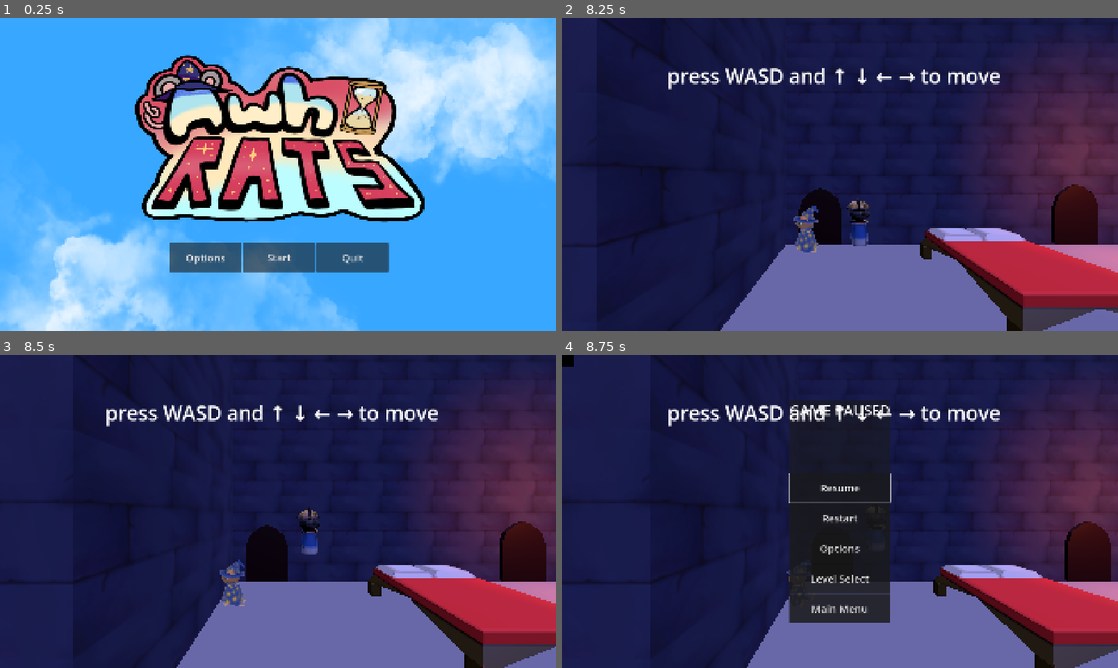
Above: before the commit, frames 1-4 (two rows, left to right).
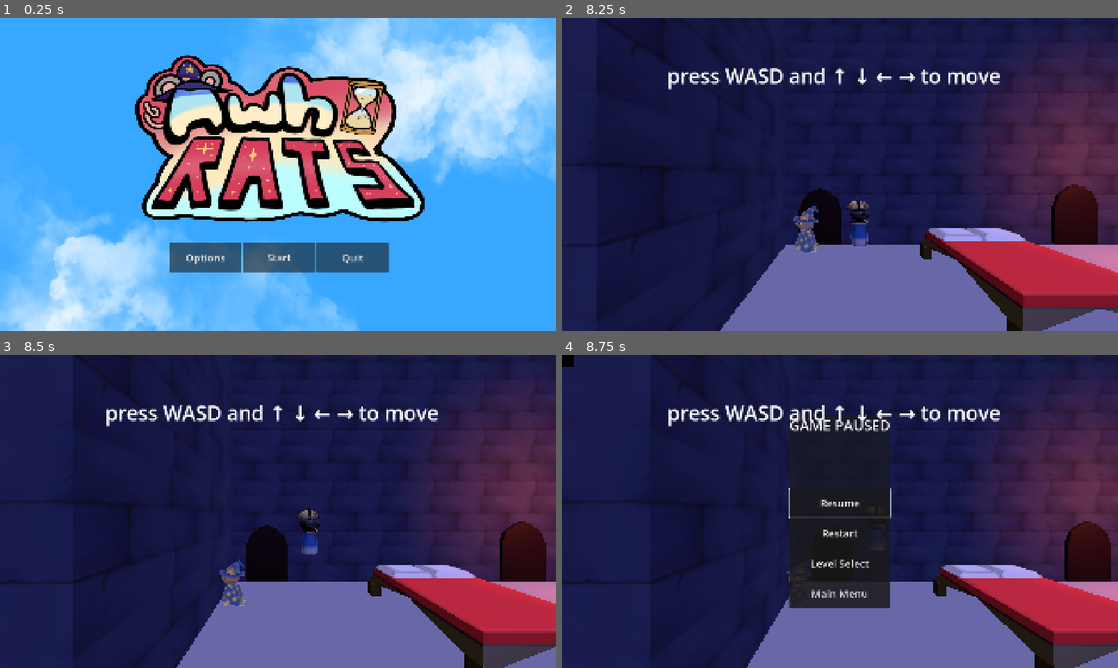
Above: after the commit, the same moments.

Repository: ARandomGuyTH/awh-rats
Game: Godot game, scene res://scenes/main/main.tscn
Two runs of this game, one before a commit and one after it. Both use one fixed random seed, a clock stepped at 60 frames per second and the inputs below.
Inputs:
- Up to frame 1 (0.25 s): no input
- Up to frame 2 (8.25 s): click "Options" at 0.5 s; click "Screen Shake" at 1.25 s; click "Player Indicators" at 2 s; click "Back to menu" at 2.75 s; click "Start" at 3.5 s; tap Enter at 4.25 s; hold D (p1_right) 4.28-5 s; tap E (p1_interact) at 4.35 s; click "1" at 5 s; hold A (p1_left) 5.78-6.53 s; tap / (p2_interact) at 5.85 s; hold D (p1_right) 6.53-7.28 s; tap Left (p2_left) at 6.6 s; hold W (p1_up) 7.28-8.03 s; tap Right (p2_right) at 7.35 s; hold A (p1_left) from 8.03 s (still down); tap Up (p2_up) at 8.1 s
- Up to frame 3 (8.5 s): keep holding A (p1_left)
- Up to frame 4 (8.75 s): keep holding A (p1_left); tap Escape (ui_cancel) at 8.65 s

Frames 1-3 are identical in both runs. In frame 4, 3.0% of the frame differs, in the area x 40-60%, y 14-86%.

Commit message:
feat: pause menu done

Diff:
--- a/scenes/menus/pause-menu/pauseMenu.tscn
+++ b/scenes/menus/pause-menu/pauseMenu.tscn
@@ -57,13 +57,6 @@
 text = "Restart
 "
 
-[node name="OptionsButton" type="Button" parent="CenterContainer/PanelContainer/VBoxContainer" unique_id=1954095507]
-unique_name_in_owner = true
-custom_minimum_size = Vector2(250, 100)
-layout_mode = 2
-theme_override_font_sizes/font_size = 36
-text = "Options"
-
 [node name="LevelSelectButton" type="Button" parent="CenterContainer/PanelContainer/VBoxContainer" unique_id=1569148437]
 unique_name_in_owner = true
 custom_minimum_size = Vector2(250, 100)
--- a/scenes/menus/pause-menu/pause_menu.gd
+++ b/scenes/menus/pause-menu/pause_menu.gd
@@ -4,16 +4,12 @@
 const MAIN_MENU_SCENE := "res://scenes/menus/main-menu/mainMenu.tscn"
 const LEVEL_SELECT_SCENE := "res://scenes/menus/level-select/levelSelectMenu.tscn"
 const MENU_WORLD_SCENE := "res://scenes/levels/test_level.tscn"
-const OPTIONS_SCENE := preload("res://scenes/menus/options-menu/optionsMenu.tscn")
 
-@onready var menu_content: Control = %Center
 @onready var resume_button: Button = %ResumeButton
 @onready var restart_button: Button = %RestartButton
-@onready var options_button: Button = %OptionsButton
 @onready var level_select_button: Button = %LevelSelectButton
 @onready var main_menu_button: Button = %MainMenuButton
 
-var options_instance: Node = null
 var previous_mouse_mode := Input.MOUSE_MODE_VISIBLE
 var hidden_huds: Array[Node] = []
 
@@ -24,7 +20,6 @@
 
 	resume_button.pressed.connect(resume)
 	restart_button.pressed.connect(_on_restart_pressed)
-	options_button.pressed.connect(_on_options_pressed)
 	level_select_button.pressed.connect(_on_level_select_pressed)
 	main_menu_button.pressed.connect(_on_main_menu_pressed)
 
@@ -36,9 +31,7 @@
 	if Global.get("in_menu"):
 		return
 
-	if options_instance != null:
-		options_instance.queue_free()
-	elif visible:
+	if visible:
 		resume()
 	else:
 		pause()
@@ -101,17 +94,3 @@
 	_leave_pause()
 	gc.change_ui_scene(MAIN_MENU_SCENE)
 	gc.change_world_scene(MENU_WORLD_SCENE)
-
-
-func _on_options_pressed() -> void:
-	options_instance = OPTIONS_SCENE.instantiate()
-	# If your options script has an overlay flag, set it here before add_child
-	add_child(options_instance)
-	menu_content.visible = false
-	options_instance.tree_exited.connect(_on_options_closed)
-
-
-func _on_options_closed() -> void:
-	options_instance = null
-	menu_content.visible = true
-	options_button.grab_focus()
